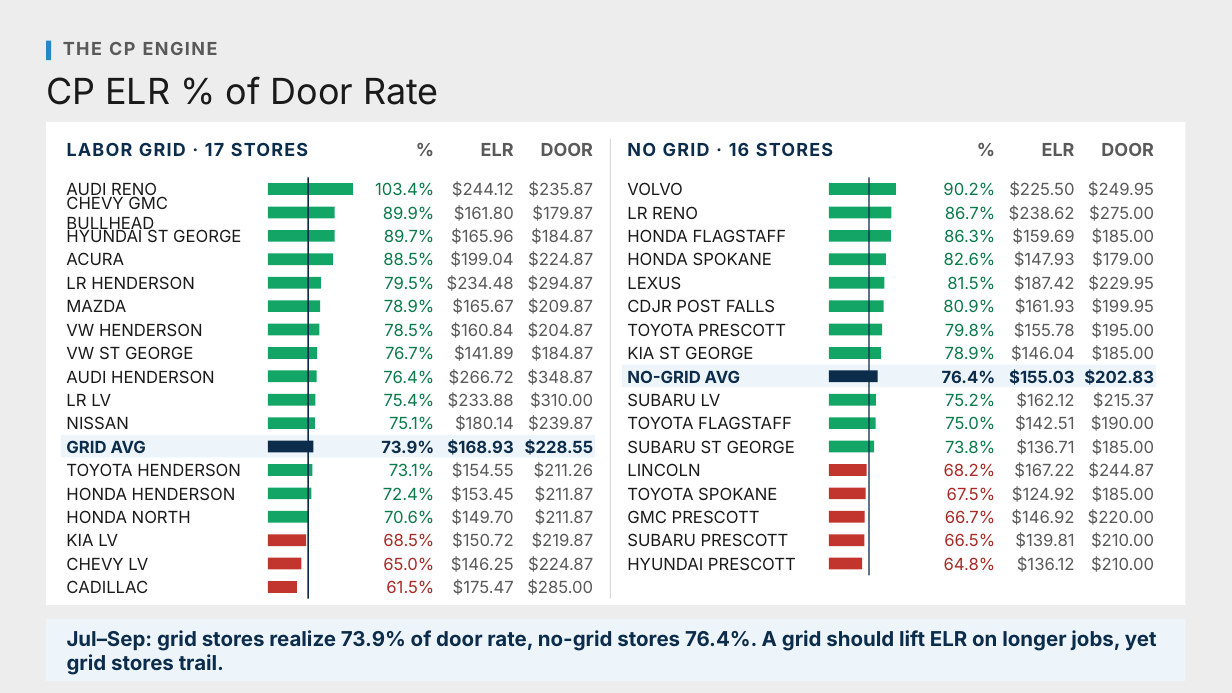
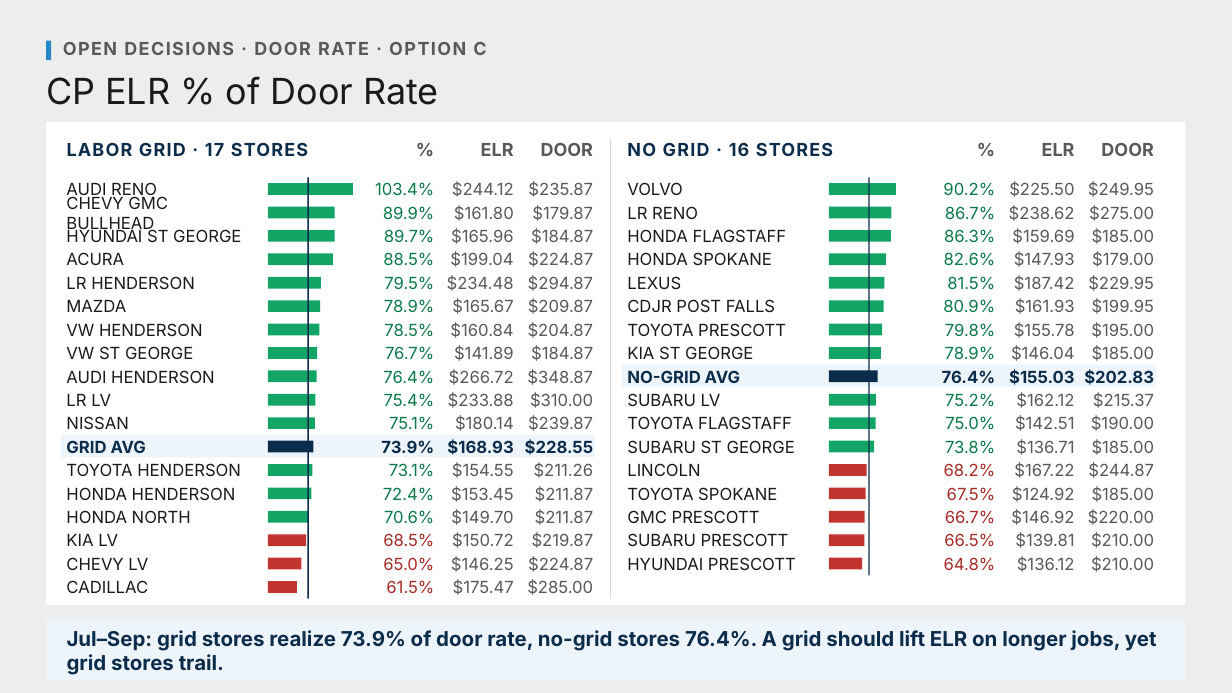
Before and after one commit to Ndresner/Noah, a slide deck: slide 159 of day2-deck/decks/Fixed Ops - Day 2 Example Test Deck.pptx. Drawn at 1232x693 pixels with LibreOffice and Linux fonts; fonts in the diff are those of the drawing. Boxes give left, top, right and bottom in pixels: in the first picture for what was removed or moved away, otherwise in the second. Text is boxed around its words. In the diff, an @@ line names an element or a change of style, - is before the commit and + after.

```diff
--- a/day2-deck/decks/Fixed Ops - Day 2 Example Test Deck.pptx
+++ b/day2-deck/decks/Fixed Ops - Day 2 Example Test Deck.pptx
@@ text at <box>63,42,486,55</box>: text changed @@
-THE CP ENGINE
+OPEN DECISIONS · DOOR RATE · OPTION C
```
Also in this commit, not shown: 8 other slides changed, 4 other files.
